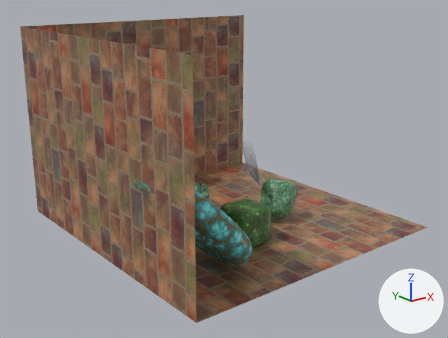
The COLLADA model Models/scene.dae: old version first, new version second.
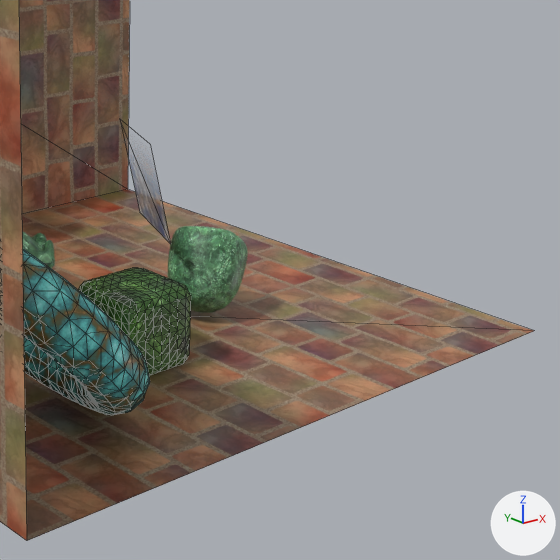
Old and new are each drawn whole from a 50 mm camera at (-20.93, -25.95, 13.42) aimed at (-0.47, -0.38, 3.2) and again close up on the part from 41% to 98% of the width and 23% to 98% of the height. Arrows for +X, +Y and +Z are at lower right; the lights stay in place. The close-ups show mesh edges as thin lines. Where no turn or scale is listed for an object, it has been applied to the vertices.
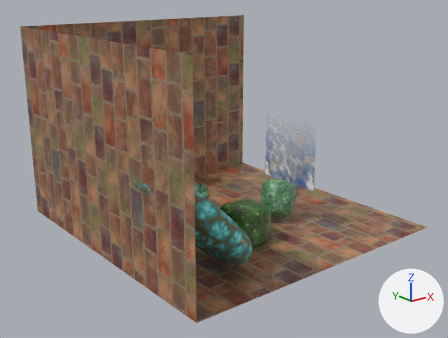
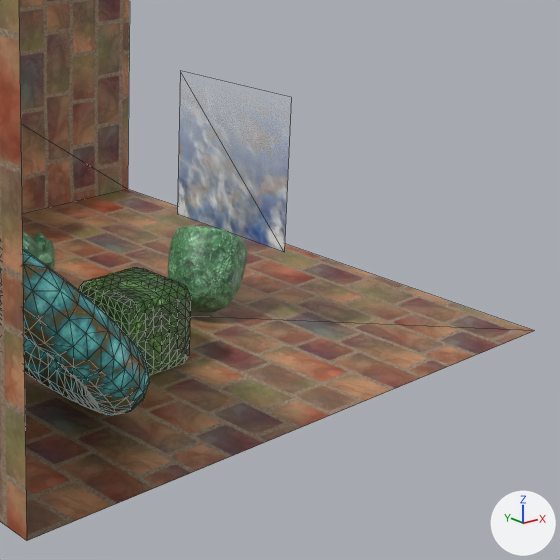
Location of each change, [x1, y1, x2, y2] in pixels of the close-ups (560 x 560 px):
'Plane_001', moved, turned, rescaled
    before: [130, 165, 171, 244]
    after: [177, 141, 288, 252]

Diff of the bpy script that builds the scene:
```diff
--- a/Models/scene.dae.py
+++ b/Models/scene.dae.py
@@ ob_plane_001 @@
 ob_plane_001 = bpy.data.objects.new('Plane_001', me_plane_001)
-ob_plane_001.location = (0.95, -0.93, 3.67)
-ob_plane_001.rotation_euler = (0.0, 1.354, -0.42)  # degrees (0, 78, -24)
-ob_plane_001.scale = (1.33, 1.33, 1.33)
+ob_plane_001.location = (2.48, -2.45, 4.27)
+ob_plane_001.rotation_euler = (0.0, 1.571, 0.0)  # degrees (0, 90, 0)
+ob_plane_001.scale = (1.94, 1.94, 1.94)
```
